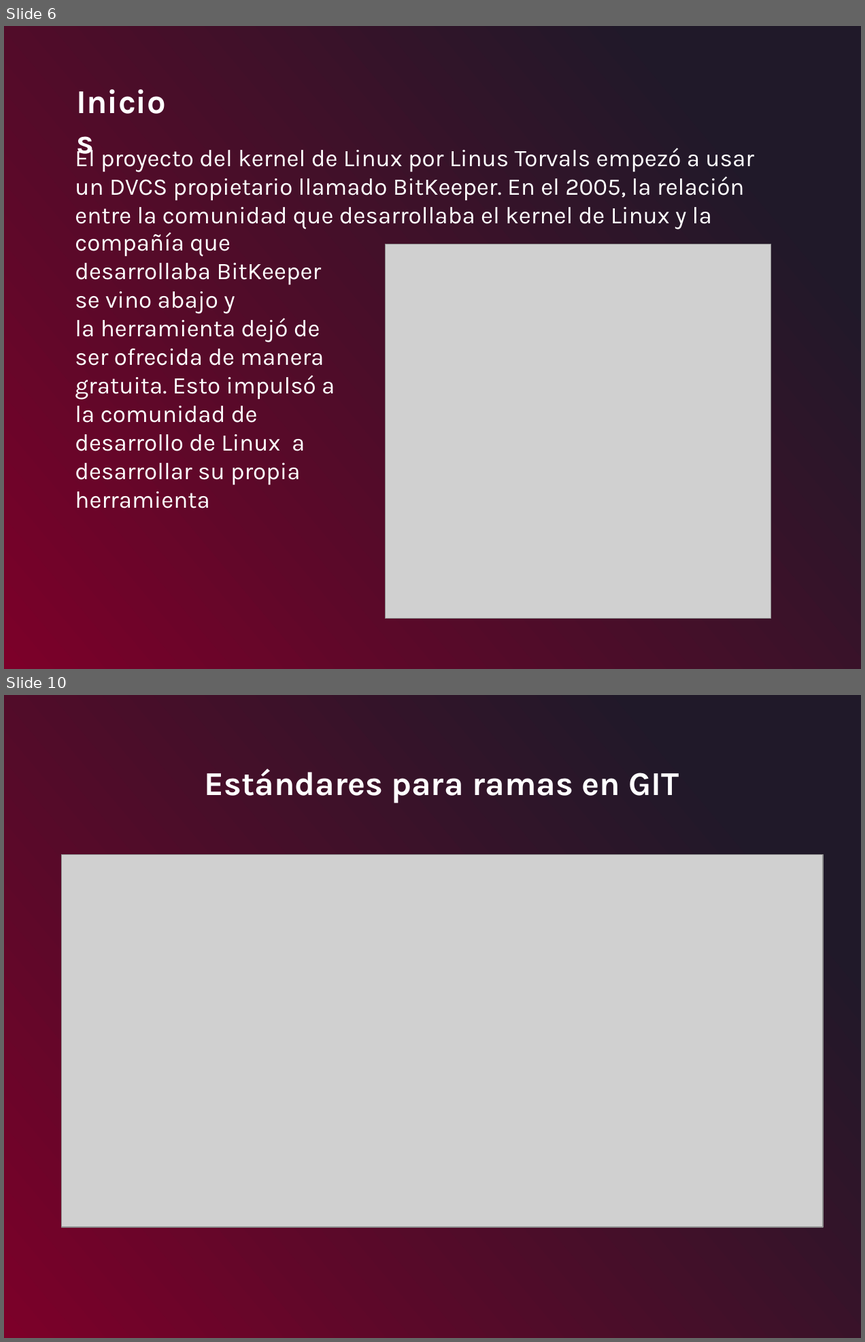
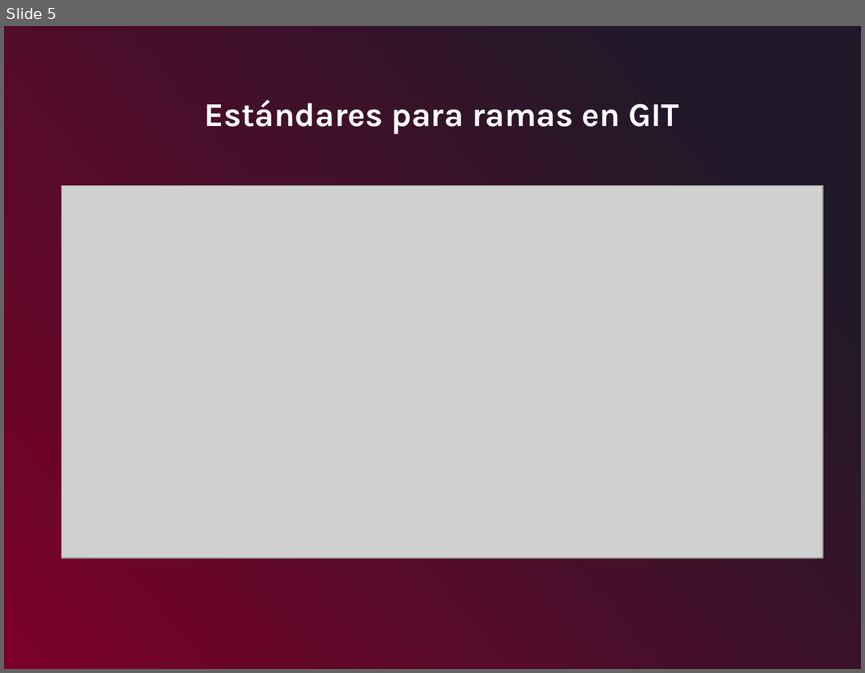
Before and after one commit to leonardotorre18/programacion_web_primer_modulo, a slide deck: contenido_curso/Programación Web - Día 2.pptx. Shown one above the other, each under a label of ours: slides 6 and 10 before the commit, slide 5 after it; the slides between them are not shown. The pictures are 865x1342 and 865x673 pixels, drawn with LibreOffice and Linux fonts; fonts in the diff are those of the drawing; grey boxes stand for pictures. Boxes give left, top, right and bottom in pixels: in the first picture for what was removed or moved away, otherwise in the second. Text is boxed around its words. In the diff, an @@ line names an element or a change of style, - is before the commit and + after.

```diff
--- a/contenido_curso/Programación Web - Día 2.pptx
+++ b/contenido_curso/Programación Web - Día 2.pptx
@@ slide 6 removed at bbox=[4, 26, 861, 669], background gradient #7C0029 to #201929 @@
@@ text removed at bbox=[68, 76, 189, 125] @@
-Inicios
@@ text removed at bbox=[75, 144, 754, 229] @@
-El proyecto del kernel de Linux por Linus Torvals empezó a usar un DVCS propietario llamado BitKeeper. En el 2005, la relación entre la comunidad que desarrollaba el kernel de Linux y la
@@ text removed at bbox=[75, 232, 334, 508] @@
-compañía que desarrollaba BitKeeper se vino abajo y
-la herramienta dejó de ser ofrecida de manera gratuita. Esto impulsó a la comunidad de desarrollo de Linux a desarrollar su propia herramienta
@@ picture removed at bbox=[385, 244, 771, 618] @@
@@ what was slide 10 is now slide 5 @@
```
Also in this commit, not shown: 4 other slides removed, 1 other file.
